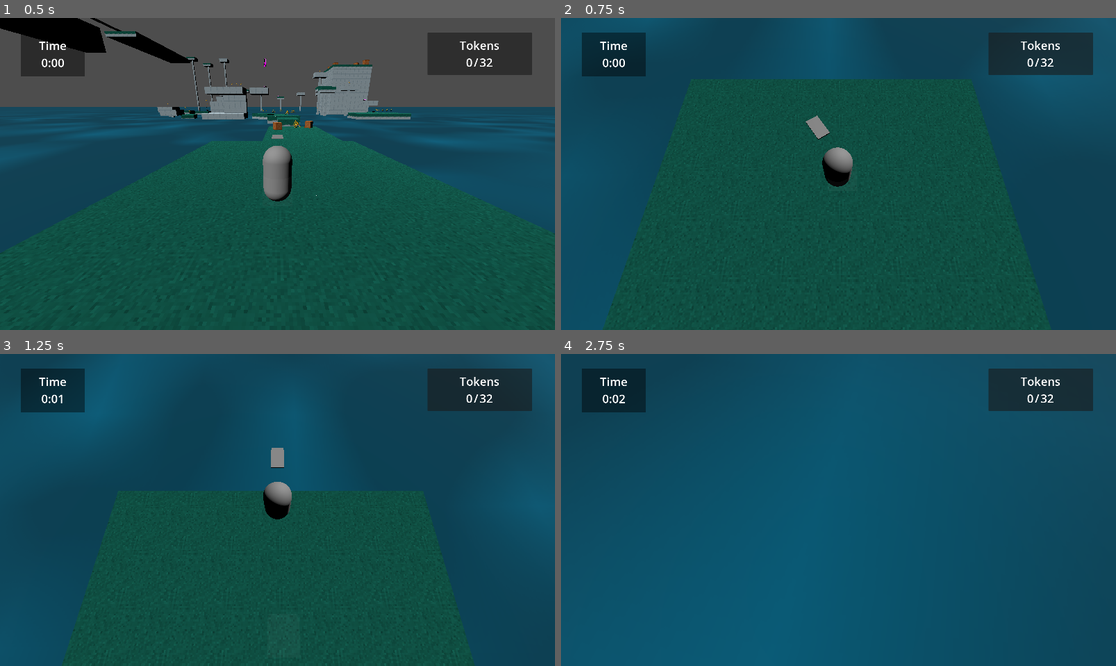
Above: before the commit, frames 1-4 (two rows, left to right).
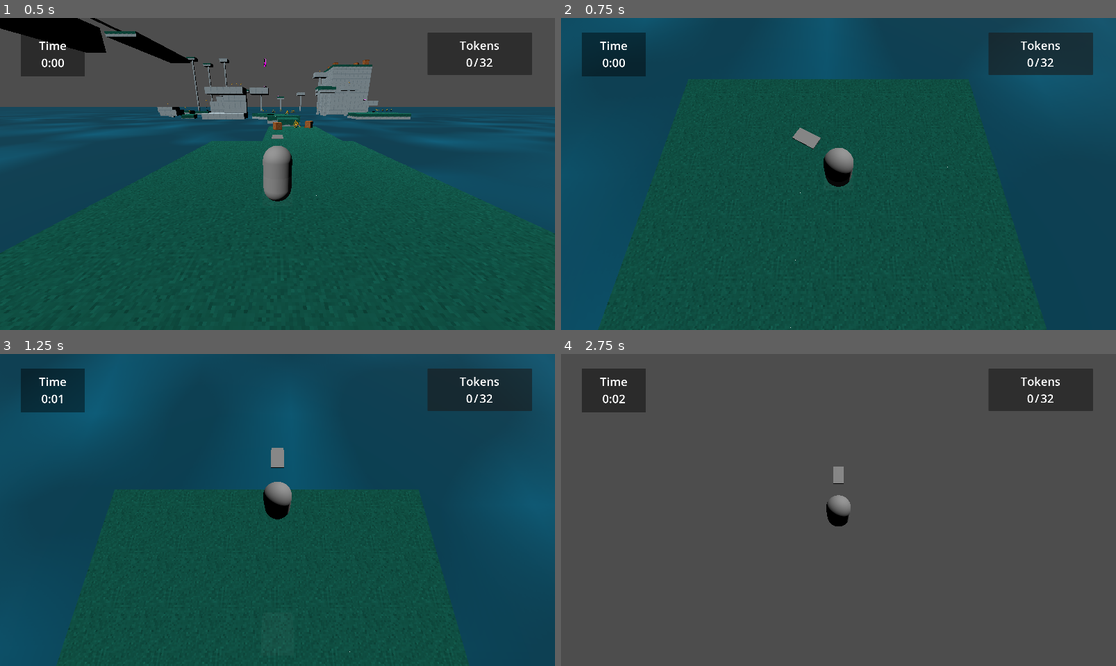
Above: after the commit, the same moments.

Repository: Nigel-Karunaratne/3DPlatformer_Godot4
Game: Godot game, scene res://level_scenes/monument1.tscn
Two runs of this game, one before a commit and one after it. Both use one fixed random seed, a clock stepped at 60 frames per second and the inputs below. The project has no main scene, so this scene is started directly.
Inputs (mouse positions are in pixels of both pictures, inside the frame that each line leads up to):
- Up to frame 1 (0.5 s): no input
- Up to frame 2 (0.75 s): tap Enter at 0.5 s; move the mouse to (866, 174) at 0.52 s; hold W (move_forward) from 0.53 s (still down); tap R at 0.6 s
- Up to frame 3 (1.25 s): keep holding W (move_forward); tap Space (jump) at 0.77 s
- Up to frame 4 (2.75 s): keep holding W (move_forward); move the mouse to (810, 510) at 1.27 s; tap T at 1.35 s; tap Space (jump) at 1.52 s; move the mouse to (849, 503) at 2.02 s; hold F from 2.03 s (still down)

Frame 1 is identical in both runs. In frame 2, 0.8% of the frame differs, in the area x 6-86%, y 19-100%; in frame 3, 0.3%; in frame 4, 97%, in the area x 0-100%, y 0-100%.
Error in both runs: Invalid access to property or key 'current_checkpoint' on a base object of type 'Nil'. (res://scripts/checkpoint.gd:10)

Commit message:
Added Death UI

Diff:
--- a/level_scenes/monument1.tscn
+++ b/level_scenes/monument1.tscn
@@ -25,6 +25,7 @@
 [ext_resource type="PackedScene" uid="uid://dkqa0tpeg1pg7" path="res://prefab_scenes/checkpoint.tscn" id="22_pej11"]
 [ext_resource type="PackedScene" uid="uid://1rx0ydc3244h" path="res://models/monument/w1-WoodBox.glb" id="23_0ooab"]
 [ext_resource type="PackedScene" uid="uid://diiy7ge2c3mol" path="res://models/monument/w1-StoneBox.glb" id="23_li20w"]
+[ext_resource type="PackedScene" uid="uid://dw0x2vbainagj" path="res://ui_controls/death_ui_control.tscn" id="26_wx61v"]
 
 [sub_resource type="PlaneMesh" id="PlaneMesh_8u2ux"]
 size = Vector2(3000, 3000)
@@ -33,11 +34,12 @@
 
 [node name="Node3D" type="Node3D"]
 
-[node name="GameManagerNode" parent="." node_paths=PackedStringArray("checkpoints", "current_checkpoint", "game_ui", "player_ref", "camera_ref") instance=ExtResource("1_h8apo")]
+[node name="GameManagerNode" parent="." node_paths=PackedStringArray("checkpoints", "current_checkpoint", "game_ui", "death_ui", "player_ref", "camera_ref") instance=ExtResource("1_h8apo")]
 checkpoints = [NodePath("../Checkpoints/CheckpointNode3D2"), NodePath("../Checkpoints/CheckpointNode3D3"), NodePath("../Checkpoints/CheckpointNode3D4"), NodePath("../Checkpoints/CheckpointINode3D")]
 current_checkpoint = NodePath("../Checkpoints/CheckpointINode3D")
 level_collectable_count = 32
 game_ui = NodePath("../GameUIControl")
+death_ui = NodePath("../DeathUIControl")
 player_ref = NodePath("../CharacterBody3D")
 camera_ref = NodePath("../CameraSpringArm3D")
 
@@ -807,3 +809,5 @@
 transform = Transform3D(0.5, 0, -0.866026, 0, 1, 0, 0.866026, 0, 0.5, 29, 23, -109)
 
 [node name="GameUIControl" parent="." instance=ExtResource("21_s71o2")]
+
+[node name="DeathUIControl" parent="." instance=ExtResource("26_wx61v")]
Not shown: 1 places in level_scenes/monument1.tscn that only renumber resources
